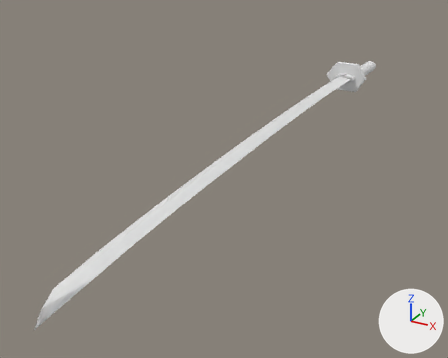
Renders of the Blender file Serious Monkey Business/Assets/Models/sword.blend from each side of a commit.
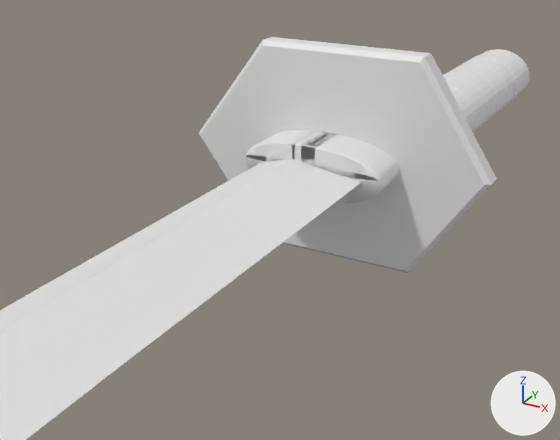
Each version appears first whole from a 50 mm camera at (26.9, -52.1, 22.4) aimed at (-3.1, 2.5, -4.9), and next in a close-up from a 50 mm camera at (5.6, 20.8, 4.7) aimed at (-2.6, 35.8, -2.8). Arrows for +X, +Y and +Z are at lower right; the lights stay in place.

Before the edit, the objects in view are built like this:
```python
ob_beziercurve = bpy.data.objects.new('BezierCurve', cu_beziercurve)
ob_beziercurve.location = (-1.553, -1.762, 0.0)
ob_beziercurve.rotation_euler = (0.0, 0.0, 1.571)  # degrees (0, 0, 90)
ob_beziercurve.scale = (-36.5, 12.4, 12.4)
ob_bladeback = bpy.data.objects.new('bladeback', me_cube)
ob_bladeback.location = (0.8, -33.22, 0.0)
ob_bladeback.rotation_euler = (0.0, 0.0, 0.0121)  # degrees (0, 0, 0.7)
ob_bladeback.scale = (1.0, 32.0, 0.485)
ob_bladeedge = bpy.data.objects.new('bladeedge', me_cube_003)
ob_bladeedge.location = (0.81, -33.22, 0.0)
ob_bladeedge.rotation_euler = (0.0, 0.0, 0.0121)  # degrees (0, 0, 0.7)
ob_bladeedge.scale = (1.0, 32.0, 0.485)
ob_connector = bpy.data.objects.new('Connector', me_mesh)
ob_connector.location = (-0.6, 34.09, -0.15)
ob_connector.rotation_euler = (-1.571, 0.0, 0.0)  # degrees (-90, 0, 0)
ob_connector.scale = (2.0, 2.0, 6.0)
ob_handle_001 = bpy.data.objects.new('handle.001', me_cylinder_001)
ob_handle_001.location = (-0.07, -7.47, 0.0)
ob_handle_001.rotation_euler = (1.571, 0.0, 0.0)  # degrees (90, 0, 0)
ob_handle_001.scale = (0.935, 0.718, 5.92)
ob_handle_002 = bpy.data.objects.new('handle.002', me_cylinder_002)
ob_handle_002.location = (-0.07, -2.86, 0.0)
ob_handle_002.rotation_euler = (1.571, 0.0, 0.0)  # degrees (90, 0, 0)
ob_handle_002.scale = (0.974, 0.748, 6.17)
ob_handleprotect = bpy.data.objects.new('Handleprotect', me_plane)
ob_handleprotect.location = (-0.42, 33.48, 0.0)
ob_handleprotect.rotation_euler = (1.571, 0.0, 0.0)  # degrees (90, 0, 0)
ob_handleprotect.scale = (2.0, 2.0, 2.0)
```
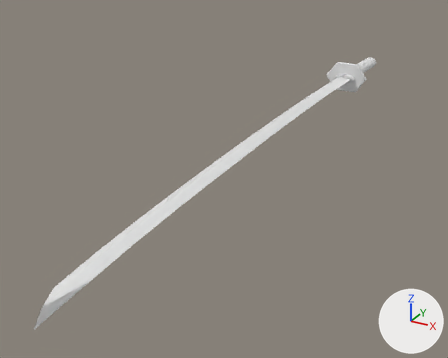
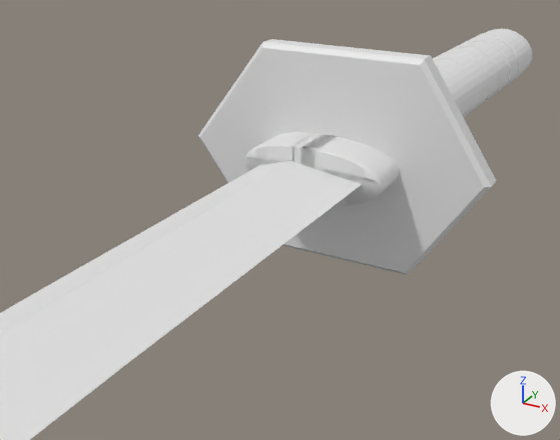
Commit message: Fix sword weird

ob_beziercurve is not drawn itself; it is used by a modifier of ob_handle_001, ob_handle_002.

The change in detail:
Object 'handle.001' (ob_handle_001) moves from (-0.07, -7.47, 0.0) to (-0.07, -7.47, 0.68).
Object 'handle.002' (ob_handle_002) moves from (-0.07, -2.86, 0.0) to (-0.07, -2.85, 0.67).
Object 'Handleprotect' (ob_handleprotect) moves from (-0.42, 33.48, 0.0) to (-0.42, 33.48, -0.04).
Object 'Connector' (ob_connector) moves from (-0.6, 34.09, -0.15) to (-0.6, 34.09, -0.19).
Object 'Connector' (ob_connector) turns from (-90, 0, 0) to (-90, 0, 0) degrees about x, y and z.
Object 'BezierCurve' (ob_beziercurve) turns from (0, 0, 90) to (0, 0.1, 90) degrees about x, y and z.
Object 'bladeback' (ob_bladeback) moves from (0.8, -33.22, 0.0) to (0.8, -33.22, 0.04).
Object 'bladeback' (ob_bladeback) turns from (0, 0, 0.7) to (-0.1, 0, 0.7) degrees about x, y and z.
Object 'bladeedge' (ob_bladeedge) moves from (0.81, -33.22, 0.0) to (0.81, -33.22, 0.04).
Object 'bladeedge' (ob_bladeedge) turns from (0, 0, 0.7) to (-0.1, 0, 0.7) degrees about x, y and z.

Location of each change, [x1, y1, x2, y2] in pixels of the close-ups (560 x 440 px):
'Handleprotect', moved: before [198, 37, 497, 273]; after [198, 39, 496, 275]
'bladeback', moved, turned: before [0, 159, 361, 440]; after [0, 161, 361, 440]
'Connector', moved, turned: before [245, 130, 399, 204]; after [245, 132, 399, 206]
'handle.002', moved, turned: before [443, 53, 524, 133]; after [433, 32, 526, 118]
'bladeedge', moved, turned: before [0, 158, 291, 331]; after [0, 161, 288, 334]
'handle.001', moved, turned: before [445, 49, 529, 125]; after [437, 29, 532, 116]
